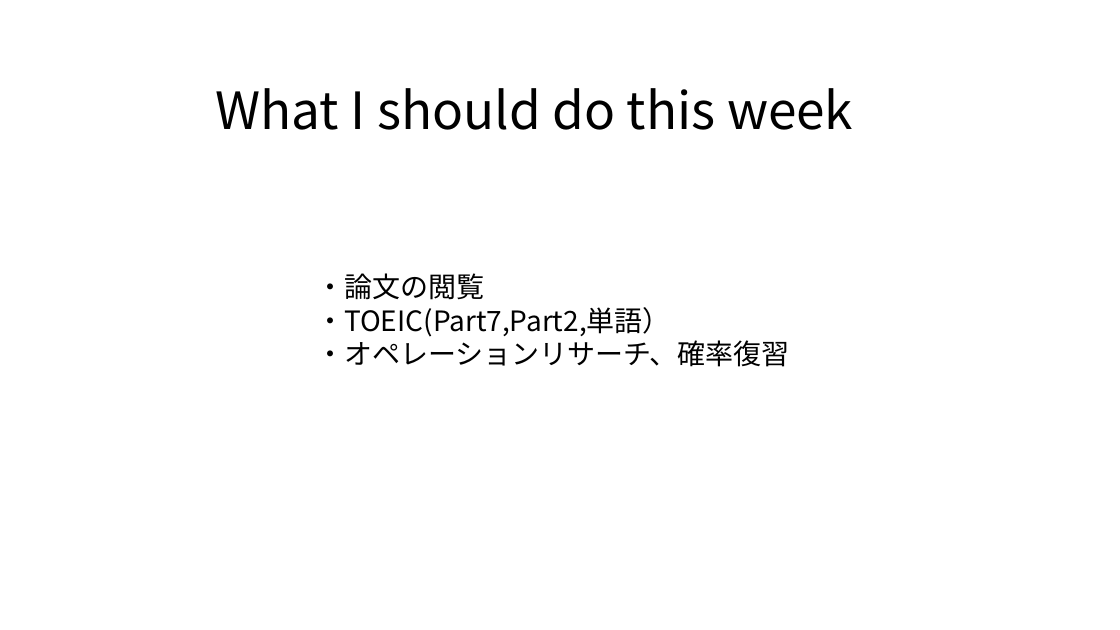
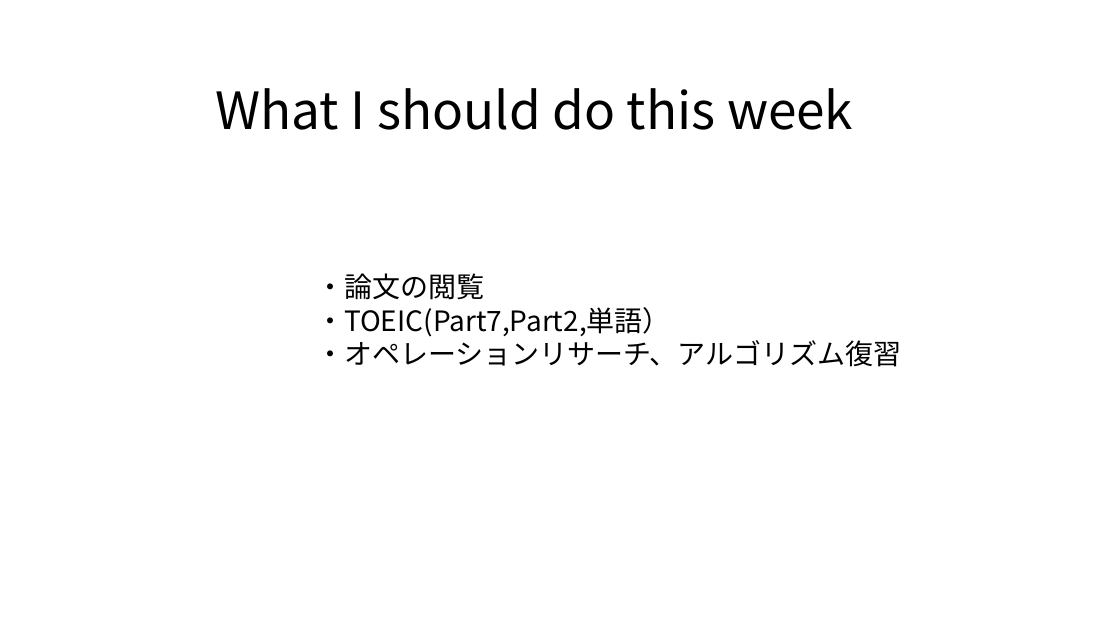
Before and after one commit to RyosukeHattori/Progress_Studies, a slide deck: slide 6 of 進捗/weel2.pptx (slide 5 before the commit). Drawn at 1120x630 pixels with LibreOffice and Linux fonts; fonts in the diff are those of the drawing. Boxes give left, top, right and bottom in pixels: in the first picture for what was removed or moved away, otherwise in the second. Text is boxed around its words. In the diff, an @@ line names an element or a change of style, - is before the commit and + after.

```diff
--- a/進捗/weel2.pptx
+++ b/進捗/weel2.pptx
@@ text at <box>316,336,901,367</box>: text changed @@
-・オペレーションリサーチ、確率復習
+・オペレーションリサーチ、アルゴリズム復習
```
Also in this commit, not shown: 2 other slides changed, 1 slide added, 4 other files.
